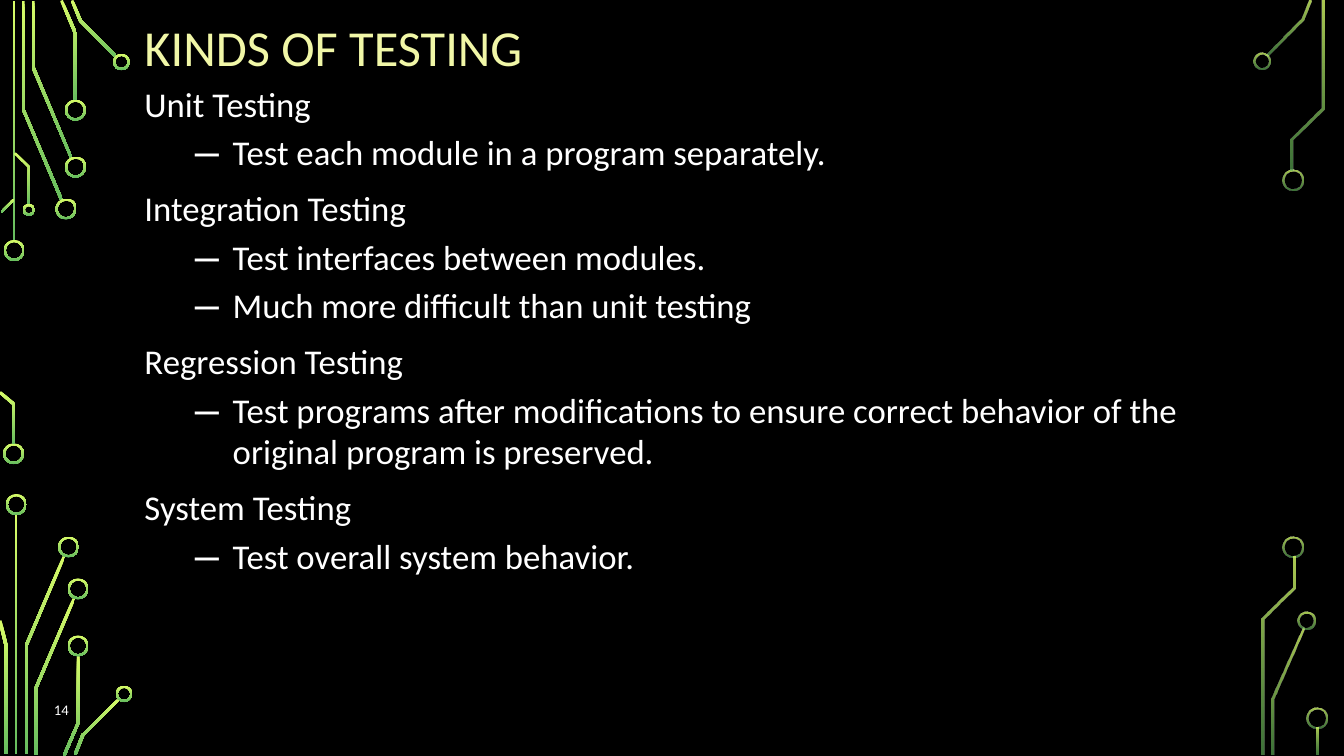
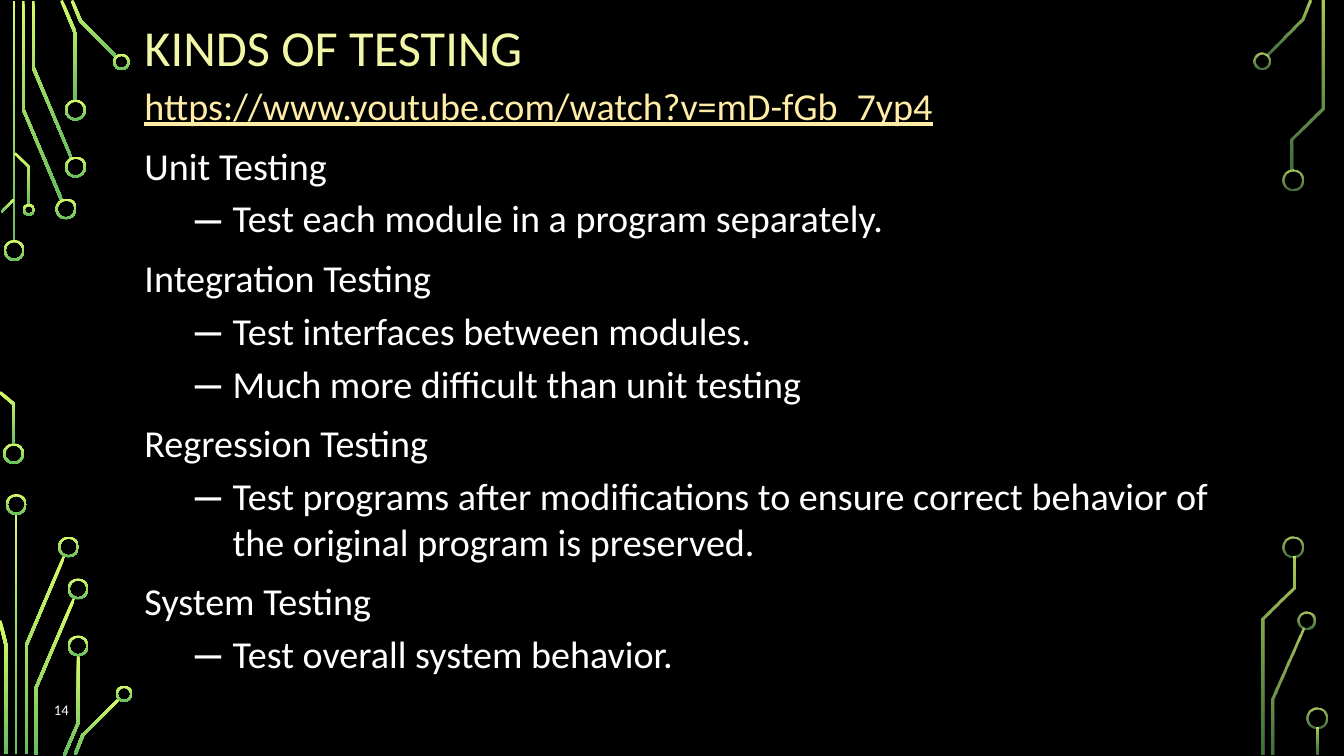
Before and after one commit to ppawar/ppawar.github.io, a slide deck: slide 14 of CSE219-F18/TestDrivenDevelopment.pptx. Drawn at 1344x756 pixels with LibreOffice and Linux fonts; fonts in the diff are those of the drawing; background and template pictures are left out. Boxes give left, top, right and bottom in pixels: in the first picture for what was removed or moved away, otherwise in the second. Text is boxed around its words. In the diff, an @@ line names an element or a change of style, - is before the commit and + after.

Commit message:
updated course webpages

```diff
--- a/CSE219-F18/TestDrivenDevelopment.pptx
+++ b/CSE219-F18/TestDrivenDevelopment.pptx
@@ text at (144,93,932,126): paragraph added @@
+https://www.youtube.com/watch?v=mD-fGb_7yp4
@@ text at (144,153,1208,674): size 24.8 to 27.2 pt in "Unit Testing", "Test each module in a program separately.", "Integration Testing", "Test interfaces between modules." and 5 more places @@
```
